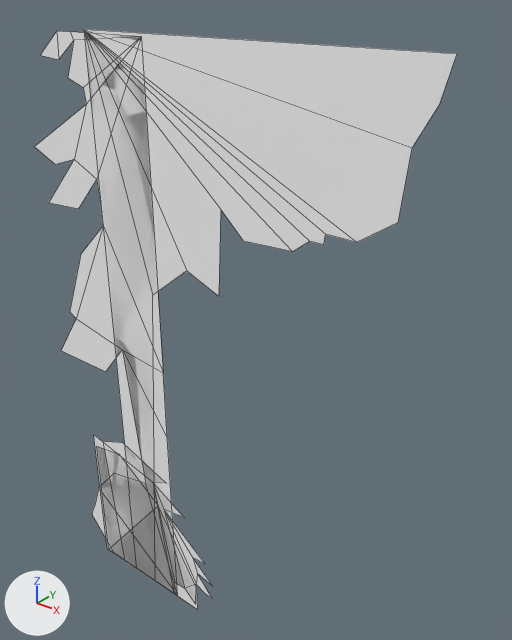
Renders of the FBX model Assets/Environments/02 Vinebloom Pines/2D Scene/MDL_BasePlanes_VBP.fbx from each side of a commit.
One viewpoint serves both versions: a camera (50 mm lens) standing at (14.2, -11.8, 18.5) and looking at (3.6, 1.4, 10.3). Arrows for +X, +Y and +Z are at lower left; the lights stay in place. Mesh edges are drawn as thin lines. Where no turn or scale is listed for an object, it has been applied to the vertices.

In view in the first picture: 'MDL_Bush', 'MDL_BushFront', 'MDL_FrontTree', 'MDL_MidTree'.
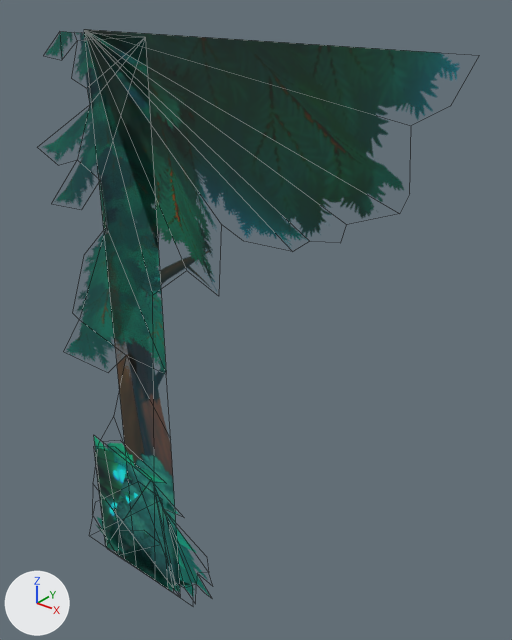
What differs and where, as boxes [x1, y1, x2, y2] in the pictures (512 x 640 px; the box of a moved part takes in the faces that stretch with it):
'MDL_FrontTree', surface changed, reshaped (grey to green): before [84, 29, 457, 579]; after [84, 29, 459, 571]
'MDL_MidTree', surface changed, reshaped (grey to cyan): before [35, 31, 178, 596]; after [43, 31, 180, 592]
'MDL_Bush', surface changed, reshaped (grey to cyan): before [94, 435, 213, 602]; after [94, 436, 210, 596]
'MDL_BushFront', surface changed, reshaped (grey to green): before [97, 447, 198, 609]; after [94, 448, 186, 588]
'MDL_BushFront_01', added: after [120, 532, 168, 587]
'MDL_BushFront_02', added: after [96, 487, 158, 581]
part 3 of me_mesh_002, moved or reshaped: before [164, 510, 213, 586]; after [169, 521, 208, 583]
part 4 of me_mesh_002, moved or reshaped: before [104, 442, 166, 483]; after [107, 443, 165, 483]
part 5 of me_mesh, moved or reshaped: before [84, 29, 457, 244]; after [84, 29, 459, 238]
part 6 of me_mesh, moved or reshaped: before [85, 31, 292, 296]; after [85, 31, 276, 291]

Diff of the bpy script that builds the scene:
```diff
--- a/Assets/Environments/02 Vinebloom Pines/2D Scene/MDL_BasePlanes_VBP.fbx.py
+++ b/Assets/Environments/02 Vinebloom Pines/2D Scene/MDL_BasePlanes_VBP.fbx.py
@@ mat_mat_vbp_planes @@
 mat_mat_vbp_planes = principled_material('MAT_VBP_Planes')
-mat_mat_vbp_planes.base_color = (1.0, 1.0, 1.0)  # white #ffffff
+mat_mat_vbp_planes.texture = img_t_baseplanesvbp03_bc_png  # with its transparency
@@ me_mesh_002 @@
 me_mesh_002.from_pydata(...)  # 20 vertices, 12 faces; spans x -2.08..3.08, y 0.0, z -0.05..5.23
-me_mesh_002.vertices[5].co = (2.78, 0.0, 2.24)  # pixel (205, 564)
-me_mesh_002.vertices[10].co = (2.25, 0.0, 2.16)  # pixel (192, 557)
-me_mesh_002.vertices[1].co = (-0.63, 0.0, 5.23)  # pixel (122, 442)
+# me_mesh_002 part 3
+me_mesh_002.vertices[5].co = (2.81, 0.03, 2.52)
+me_mesh_002.vertices[10].co = (2.88, 0.03, 1.91)
+# me_mesh_002 part 4
+me_mesh_002.vertices[1].co = (-0.72, 0.0, 5.29)
 me_mesh_002.materials.append(mat_mat_vbp_planes)
@@ me_mesh_003 @@
 me_mesh_003.from_pydata(...)  # 6 vertices, 2 faces; spans x -1.99..2.35, y 0.0, z 0.0..4.7
-me_mesh_003.vertices[0].co = (-1.99, 0.0, 0.0)  # pixel (108, 549)
-me_mesh_003.vertices[1].co = (2.35, 0.0, 0.0)  # pixel (197, 609)
-me_mesh_003.vertices[2].co = (-1.99, 0.0, 4.48)  # pixel (96, 446)
-me_mesh_003.vertices[3].co = (2.35, 0.0, 0.94)  # pixel (196, 588)
-me_mesh_003.vertices[4].co = (-0.87, 0.0, 4.7)  # pixel (118, 453)
-me_mesh_003.vertices[5].co = (0.82, 0.0, 3.46)  # pixel (158, 505)
+# me_mesh_003 part 2
+me_mesh_003.vertices[0].co = (-2.16, 0.0, 0.0)  # pixel (105, 546)
+me_mesh_003.vertices[1].co = (2.16, 0.0, 0.0)
+me_mesh_003.vertices[2].co = (-2.16, 0.0, 4.4)  # pixel (93, 446)
+me_mesh_003.vertices[3].co = (2.19, 0.0, 0.94)  # pixel (192, 585)
+me_mesh_003.vertices[4].co = (-0.99, -0.01, 4.92)  # pixel (115, 446)
+me_mesh_003.vertices[5].co = (0.6, 0.02, 4.41)  # pixel (151, 478)
 me_mesh_003.materials.append(mat_mat_vbp_planes)
@@ me_mesh @@
 me_mesh.from_pydata(...)  # 18 vertices, 9 faces; spans x -0.5..9.0, y -0.1..0.0, z 0.0..17.4
-me_mesh.vertices[2].co = (9.0, 0.0, 17.4)  # pixel (456, 53)
-me_mesh.vertices[3].co = (8.3, 0.0, 14.3)  # pixel (398, 222)
-me_mesh.vertices[4].co = (8.8, 0.0, 16.5)  # pixel (439, 104)
-me_mesh.vertices[5].co = (8.4, 0.0, 15.7)  # pixel (412, 147)
-me_mesh.vertices[6].co = (6.6, -0.1, 13.5)  # pixel (323, 244)
-me_mesh.vertices[7].co = (7.4, -0.1, 13.7)  # pixel (356, 242)
-me_mesh.vertices[8].co = (6.7, -0.1, 13.7)  # pixel (325, 234)
-me_mesh.vertices[13].co = (3.7, 0.0, 13.7)  # pixel (220, 209)
+# me_mesh part 5
+me_mesh.vertices[2].co = (9.4, 0.0, 17.4)
+me_mesh.vertices[3].co = (8.4, 0.0, 14.9)
+me_mesh.vertices[4].co = (9.0, 0.0, 16.5)
+me_mesh.vertices[5].co = (8.3, 0.0, 16.1)
+me_mesh.vertices[6].co = (7.0, 0.0, 13.6)
+me_mesh.vertices[7].co = (8.3, 0.0, 14.5)
+me_mesh.vertices[8].co = (7.1, 0.0, 14.0)
+# me_mesh part 6
+me_mesh.vertices[13].co = (3.7, 0.0, 13.3)
 me_mesh.materials.append(mat_mat_vbp_planes)
@@ me_mesh_001 @@
-me_mesh_001.from_pydata(...)  # 31 vertices, 16 faces; spans x -3.3..1.4, y 0.0, z 0.0..17.3
+me_mesh_001.from_pydata(...)  # 30 vertices, 16 faces; spans x -3.1..1.6, y 0.0, z 0.0..17.3
+# me_mesh_001 part 1
+# 30 vertices are removed from x -3.3..1.4, y 0.0, z 0.0..17.3
+# 16 faces are deleted
+# 29 vertices are added at x -3.1..1.6, y 0.0, z 0.0..17.3
+# 16 new faces join them
 me_mesh_001.materials.append(mat_mat_vbp_planes)
@@ ob_mdl_bushfront_01 @@
+ob_mdl_bushfront_01 = bpy.data.objects.new('MDL_BushFront_01', me_mesh_004)  # 6 vertices, 2 faces; spans x -1.49..1.02, y -0.01..0.02, z 0.0..2.04; in mat_mat_vbp_planes (picture img_t_baseplanesvbp03_bc_png)
+ob_mdl_bushfront_01.location = (0.0, 0.0, 0.0)
@@ ob_mdl_bushfront_02 @@
+ob_mdl_bushfront_02 = bpy.data.objects.new('MDL_BushFront_02', me_mesh_005)  # 5 vertices, 2 faces; spans x -3.07..1.02, y -0.01..0.02, z 0.0..4.02; in mat_mat_vbp_planes (picture img_t_baseplanesvbp03_bc_png)
+ob_mdl_bushfront_02.location = (0.0, 0.0, 0.0)
```
